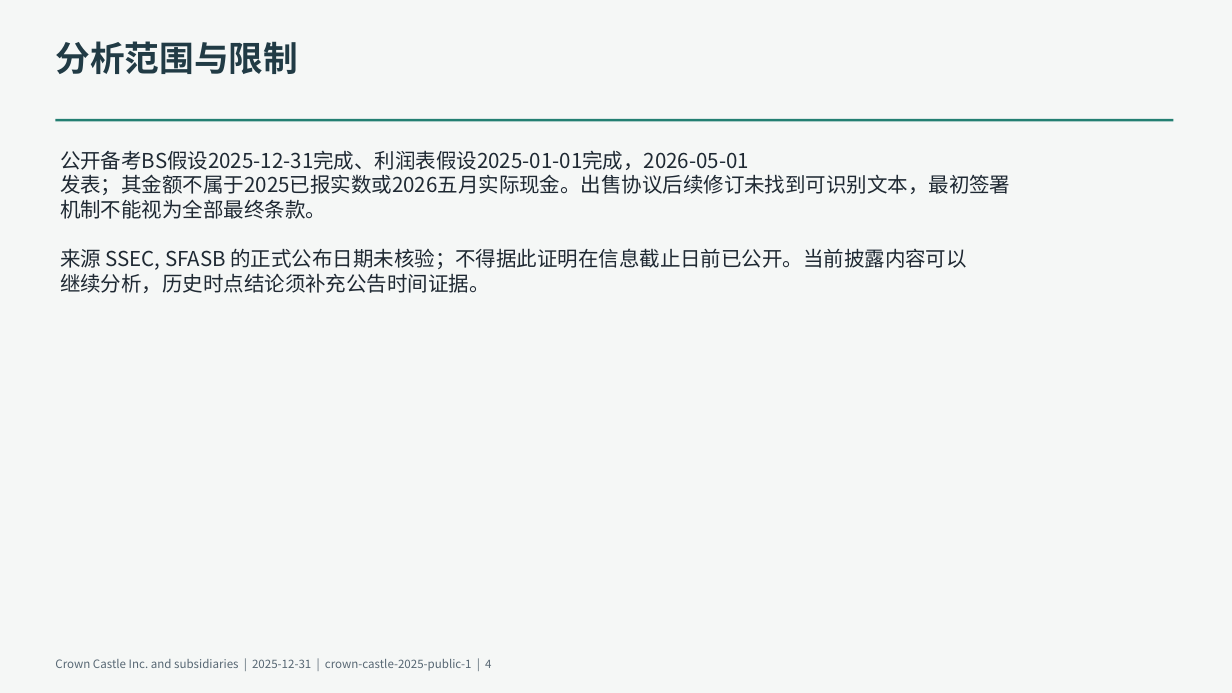
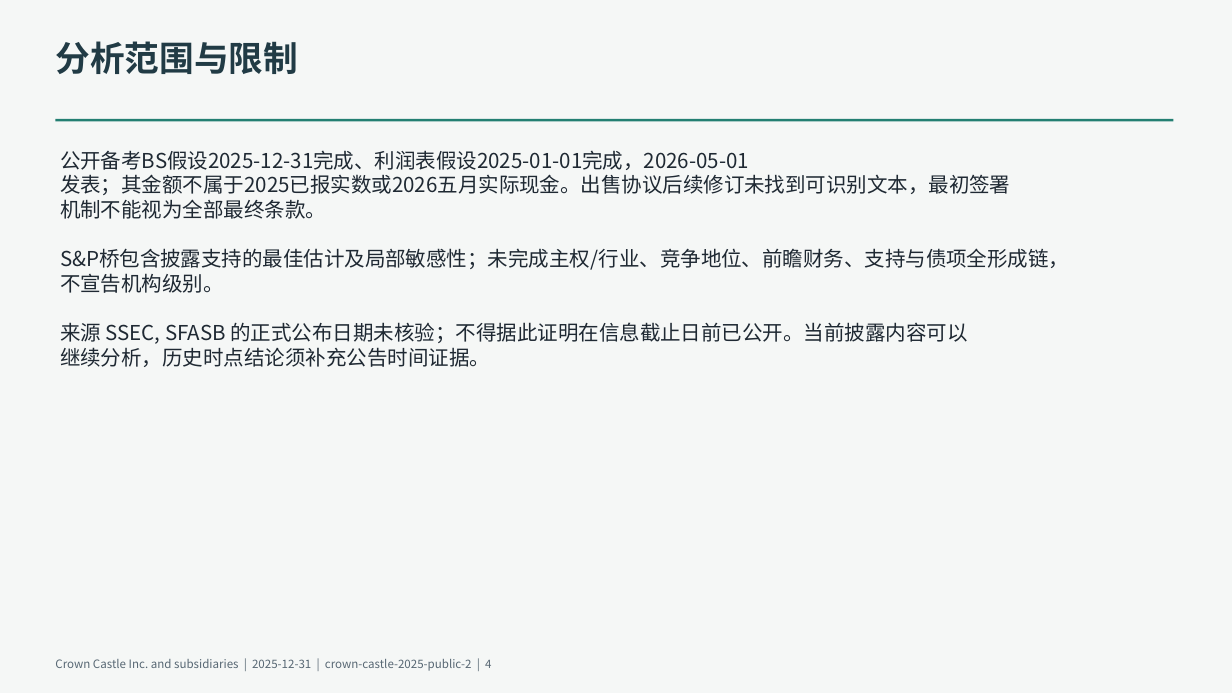
Before and after one commit to qingkongwanli0l/annual-report-analysis, a slide deck: slide 4 of examples/crown-castle-2025/deliverables/presentation.pptx. Drawn at 1232x693 pixels with LibreOffice and Linux fonts; fonts in the diff are those of the drawing. Boxes give left, top, right and bottom in pixels: in the first picture for what was removed or moved away, otherwise in the second. Text is boxed around its words. In the diff, an @@ line names an element or a change of style, - is before the commit and + after.

Commit message:
Connect Crown Castle credit adjustments to the shared workpaper and deliverables

```diff
--- a/examples/crown-castle-2025/deliverables/presentation.pptx
+++ b/examples/crown-castle-2025/deliverables/presentation.pptx
@@ text at (60, 248, 1069, 293): paragraphs added @@
+S&P桥包含披露支持的最佳估计及局部敏感性；未完成主权/行业、竞争地位、前瞻财务、支持与债项全形成链，
+不宣告机构级别。
@@ text at (55, 659, 491, 671): text changed @@
-Crown Castle Inc. and subsidiaries | 2025-12-31 | crown-castle-2025-public-1 | 4
+Crown Castle Inc. and subsidiaries | 2025-12-31 | crown-castle-2025-public-2 | 4
```
Also in this commit, not shown: 54 other slides changed, 25 slides added, 6 other files.
